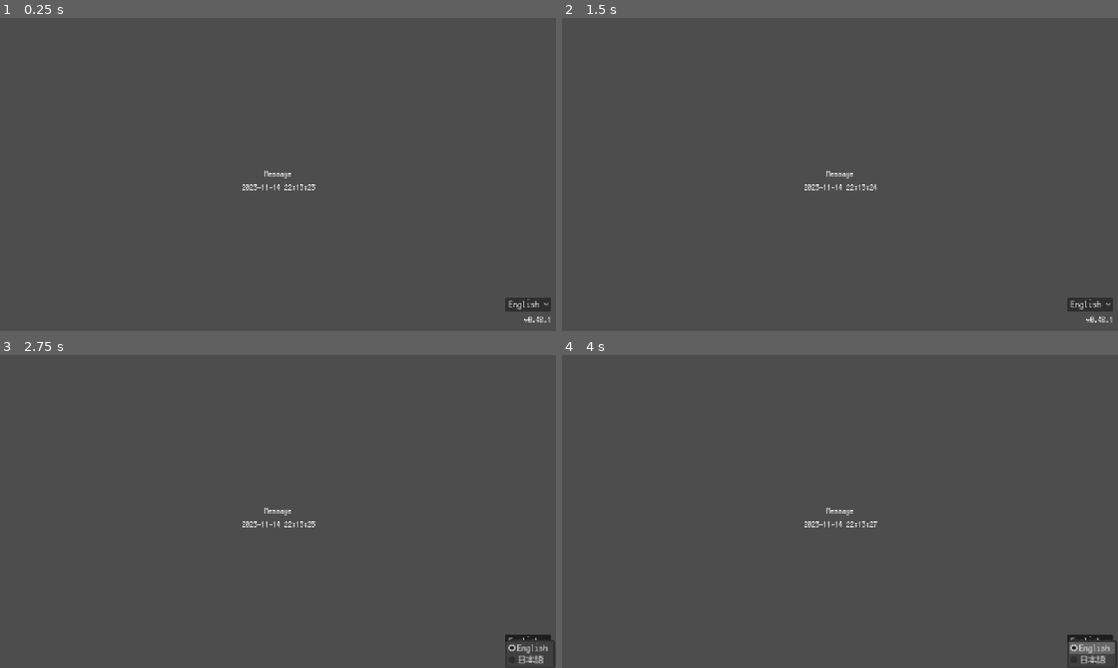
Above: before the commit, frames 1-4 (two rows, left to right).
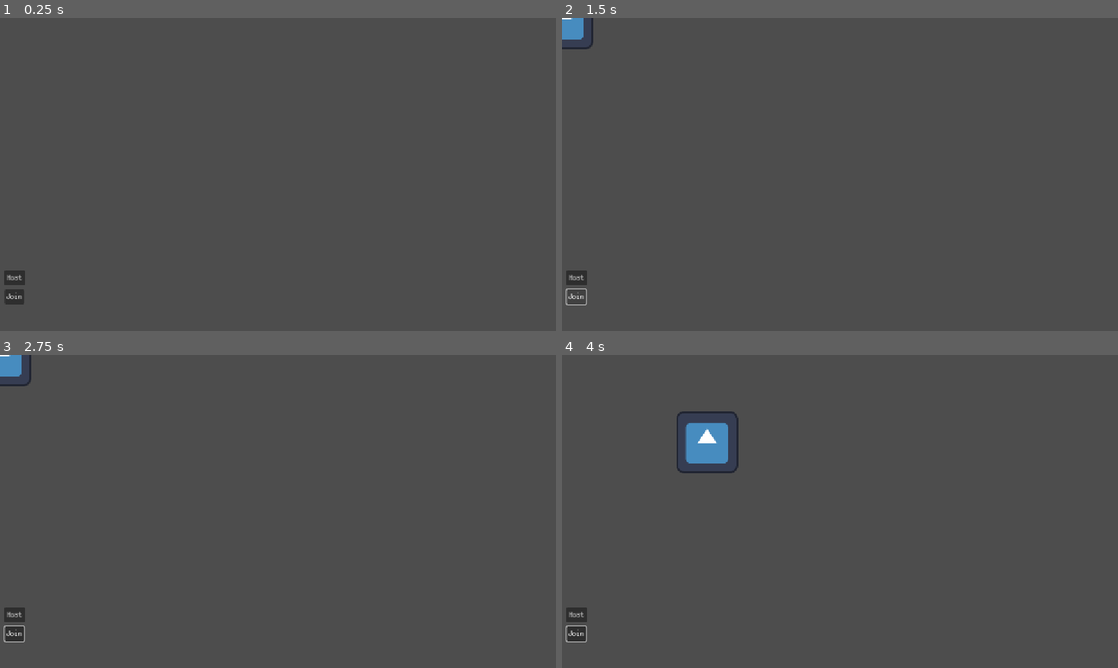
Above: after the commit, the same moments.

Repository: joshuafolkken/godot-multiplayer
Game: Godot game, scene res://scenes/multiplayer.tscn
Same seed, same stepped clock (60 frames per second), same inputs: the game is played once before the commit and once after it. Before the commit the project starts from res://scenes/main.tscn. The engine's default icon, where the game draws it, is replaced by a stand-in: a white triangle on a blue panel in a dark square.
Inputs (mouse positions are in pixels of both pictures, inside the frame that each line leads up to):
- Up to frame 1 (0.25 s): no input
- Up to frame 2 (1.5 s): click (578, 277) at 0.5 s, where only the run after the commit has a clickable "Host"; click (578, 296) at 1.25 s, where only the run after the commit has a clickable "Join"
- Up to frame 3 (2.75 s): click (528, 639) at 2 s, where only the run before the commit has a clickable "English"
- Up to frame 4 (4 s): hold Right (ui_right) 2.78-3.53 s; hold Down (ui_down) from 3.53 s (still down)

The runs differ from the first frame. In frame 1, 0.9% of the frame differs, in the area x 0-99%, y 48-98%; in frame 2, 1.1%; in frame 3, 1.3%; in frame 4, 2.4%, in the area x 0-100%, y 18-100%.

Commit message:
basic #1

Diff:
--- a/project.godot
+++ b/project.godot
@@ -10,9 +10,9 @@
 
 [application]
 
-config/name="New Game Project"
-config/version="0.48.1"
-run/main_scene="uid://djcdy0d718ei3"
+config/name="godot-multiplayer"
+config/version="0.1.0"
+run/main_scene="uid://c2j54imxixw3u"
 config/features=PackedStringArray("4.4", "Forward Plus")
 config/icon="res://icon.svg"
 
--- /dev/null
+++ b/scenes/basic_player.tscn
@@ -0,0 +1,18 @@
+[gd_scene load_steps=4 format=3 uid="uid://c3rwpq1xjblk8"]
+
+[ext_resource type="Script" uid="uid://cp4o6j6kwkgv" path="res://scripts/basic_player.gd" id="1_j1kr1"]
+[ext_resource type="Texture2D" uid="uid://ilyetc8rvyv" path="res://icon.svg" id="2_ipur3"]
+
+[sub_resource type="SceneReplicationConfig" id="SceneReplicationConfig_j1kr1"]
+properties/0/path = NodePath(".:position")
+properties/0/spawn = true
+properties/0/replication_mode = 1
+
+[node name="BasicPlayer" type="CharacterBody2D"]
+script = ExtResource("1_j1kr1")
+
+[node name="Sprite2D" type="Sprite2D" parent="."]
+texture = ExtResource("2_ipur3")
+
+[node name="MultiplayerSynchronizer" type="MultiplayerSynchronizer" parent="."]
+replication_config = SubResource("SceneReplicationConfig_j1kr1")
--- /dev/null
+++ b/scenes/multiplayer.tscn
@@ -0,0 +1,29 @@
+[gd_scene load_steps=3 format=3 uid="uid://c2j54imxixw3u"]
+
+[ext_resource type="Script" uid="uid://bqaiehvkoco4t" path="res://scripts/multiplayer.gd" id="1_b0l6s"]
+[ext_resource type="PackedScene" uid="uid://c3rwpq1xjblk8" path="res://scenes/basic_player.tscn" id="2_crvko"]
+
+[node name="Multiplayer" type="Node2D"]
+script = ExtResource("1_b0l6s")
+player_scene = ExtResource("2_crvko")
+
+[node name="HostButton" type="Button" parent="."]
+offset_left = 8.0
+offset_top = 522.0
+offset_right = 52.0
+offset_bottom = 553.0
+text = "Host"
+
+[node name="JoinButton" type="Button" parent="."]
+offset_left = 9.0
+offset_top = 561.0
+offset_right = 47.0
+offset_bottom = 592.0
+text = "Join"
+
+[node name="MultiplayerSpawner" type="MultiplayerSpawner" parent="."]
+_spawnable_scenes = PackedStringArray("uid://c3rwpq1xjblk8")
+spawn_path = NodePath("..")
+
+[connection signal="pressed" from="HostButton" to="." method="_on_host_button_pressed"]
+[connection signal="pressed" from="JoinButton" to="." method="_on_join_button_pressed"]
--- /dev/null
+++ b/scripts/basic_player.gd
@@ -0,0 +1,16 @@
+class_name BasicPlayer
+extends CharacterBody2D
+
+const SPEED = 400
+
+
+func _enter_tree() -> void:
+	set_multiplayer_authority(name.to_int())
+
+
+func _physics_process(_delta: float) -> void:
+	if not is_multiplayer_authority():
+		return
+
+	velocity = Input.get_vector("ui_left", "ui_right", "ui_up", "ui_down") * SPEED
+	move_and_slide()
--- /dev/null
+++ b/scripts/multiplayer.gd
@@ -0,0 +1,26 @@
+extends Node2D
+
+const ADDRESS = "localhost"
+const PORT = 135
+
+@export var player_scene: PackedScene
+
+var _peer := ENetMultiplayerPeer.new()
+
+
+func _on_host_button_pressed() -> void:
+	_peer.create_server(PORT)
+	multiplayer.multiplayer_peer = _peer
+	multiplayer.peer_connected.connect(_add_player)
+	_add_player()
+
+
+func _add_player(id := 1) -> void:
+	var player: BasicPlayer = player_scene.instantiate()
+	player.name = str(id)
+	call_deferred("add_child", player)
+
+
+func _on_join_button_pressed() -> void:
+	_peer.create_client(ADDRESS, PORT)
+	multiplayer.multiplayer_peer = _peer
Not shown, added: scripts/basic_player.gd.uid
Not shown, added: scripts/multiplayer.gd.uid
